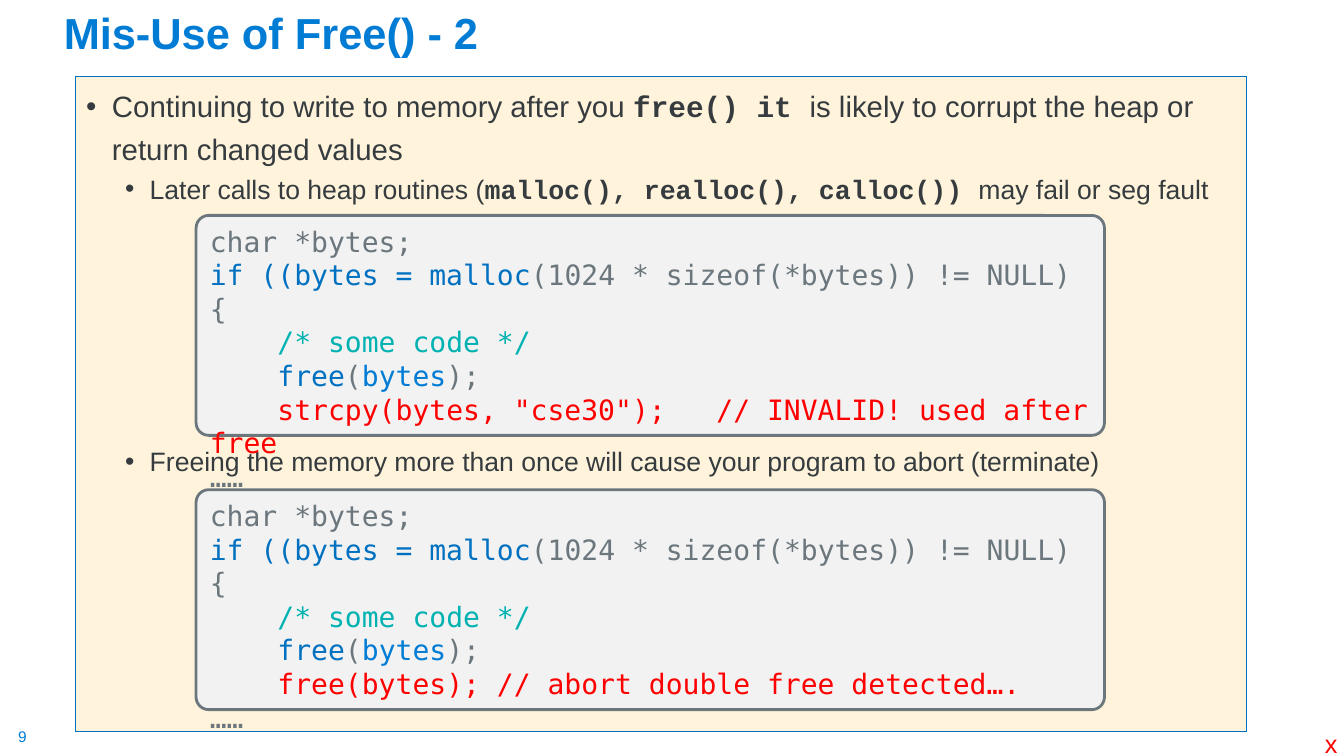
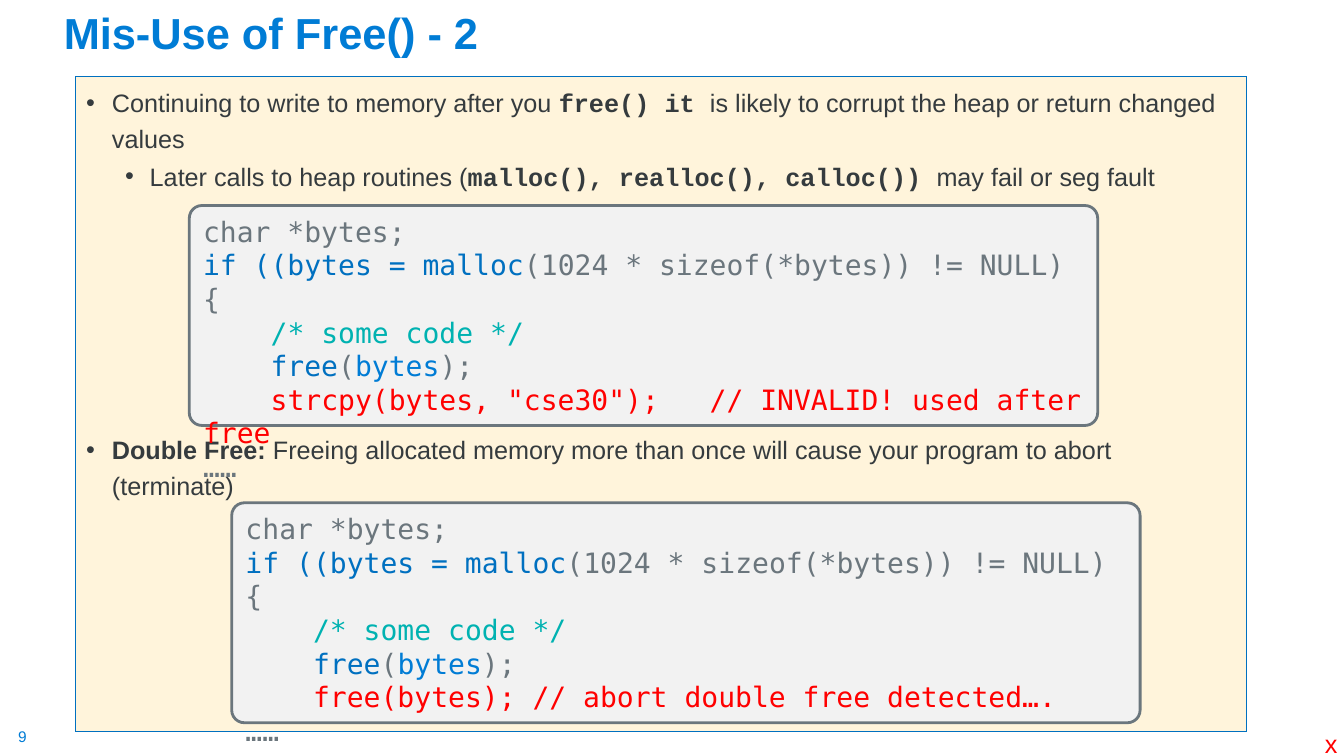
Before and after one commit to cse30-sp24/Muller-Slides, a slide deck: slide 9 of 03-C-Part3.pptx. Drawn at 1344x756 pixels with LibreOffice and Linux fonts; fonts in the diff are those of the drawing. Boxes give left, top, right and bottom in pixels: in the first picture for what was removed or moved away, otherwise in the second. Text is boxed around its words. In the diff, an @@ line names an element or a change of style, - is before the commit and + after.

```diff
--- a/03-C-Part3.pptx
+++ b/03-C-Part3.pptx
@@ text at box(112, 93, 1216, 192): size 21 to 18 pt in "Continuing to write to memory after you ..."; size 19 to 18 pt in "Later calls to heap routines (malloc(), realloc(), ..." @@
@@ rounded rectangle "char *bytes;": place and size @@
-rounded rectangle "char *bytes;" at box(197, 216, 1105, 436)
+rounded rectangle "char *bytes;" at box(190, 206, 1098, 425)
@@ text at box(112, 439, 1111, 501): text changed; size 19 to 18 pt @@
-  • Freeing the memory more than once will cause your program to abort (terminate)
+• Double Free: Freeing allocated memory more than once will cause your program to abort (terminate)
@@ rounded rectangle "char *bytes;": place and size @@
-rounded rectangle "char *bytes;" at box(197, 490, 1105, 710)
+rounded rectangle "char *bytes;" at box(232, 503, 1140, 723)
```
Also in this commit, not shown: 3 other slides changed, 1 other file.
